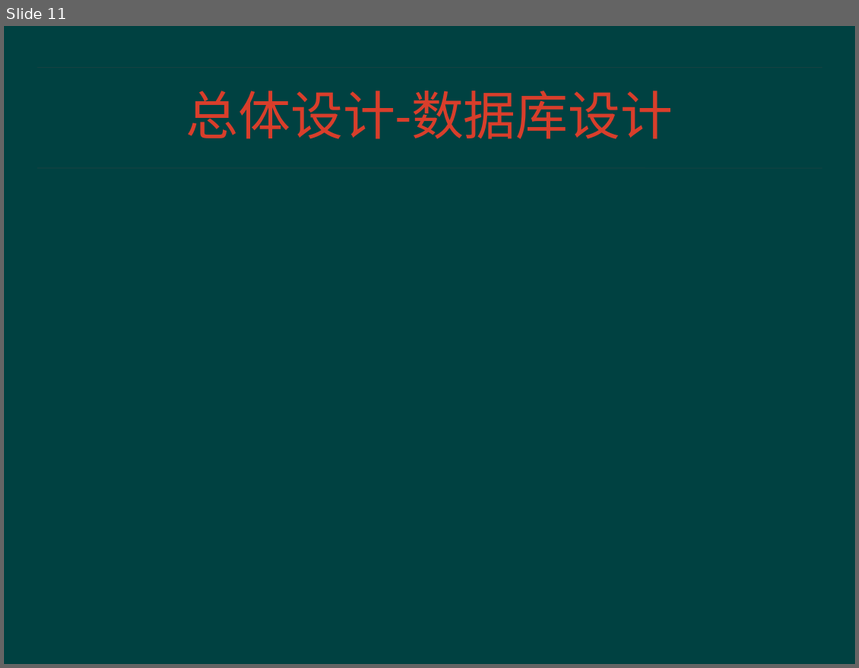
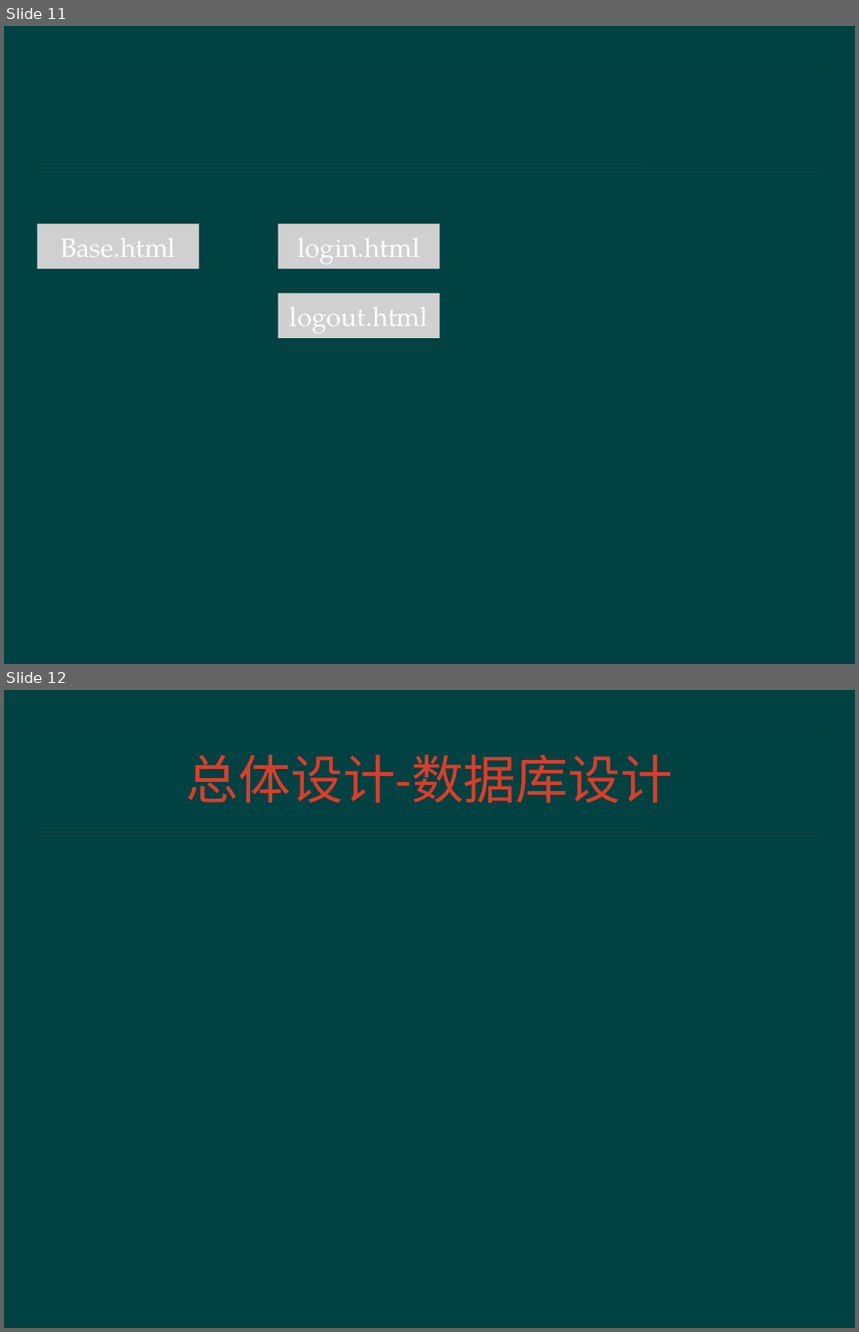
Before and after one commit to frey1186/ctd, a slide deck: uploads/投标文件制作工具-技术部分.pptx. Shown one above the other, each under a label of ours: slide 11 before the commit, slides 11 and 12 after it. The pictures are 859x668 and 859x1332 pixels, drawn with LibreOffice and Linux fonts; fonts in the diff are those of the drawing; grey boxes stand for pictures; background and template pictures are left out. Boxes give left, top, right and bottom in pixels: in the first picture for what was removed or moved away, otherwise in the second. Text is boxed around its words. In the diff, an @@ line names an element or a change of style, - is before the commit and + after.

```diff
--- a/uploads/投标文件制作工具-技术部分.pptx
+++ b/uploads/投标文件制作工具-技术部分.pptx
@@ slide 11 added at (x1=4, y1=26, x2=855, y2=664), background picture (left out); not listed: 2 template elements that a slide beside it also shows @@
@@ picture added at (x1=37, y1=224, x2=199, y2=269), 32 pt, text #FFFFFF @@
+Base.html
@@ picture added at (x1=278, y1=224, x2=439, y2=269), 32 pt, text #FFFFFF @@
+login.html
@@ picture added at (x1=278, y1=293, x2=439, y2=338), 32 pt, text #FFFFFF @@
+logout.html
@@ what was slide 11 is now slide 12 @@
```
Also in this commit, not shown: 6 other files.
